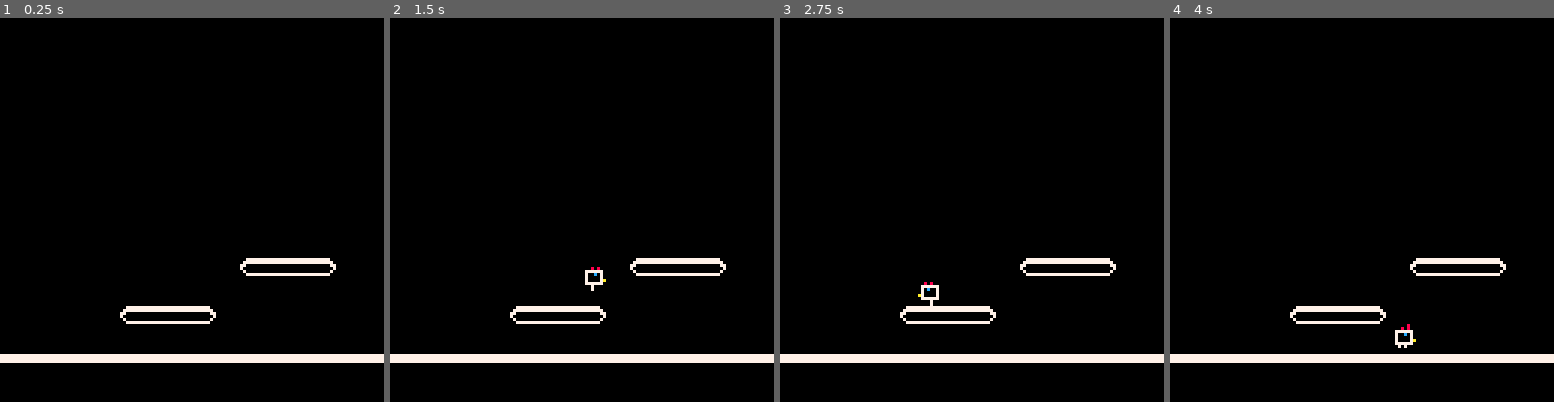
Above: before the commit, frames 1-4 (left to right).
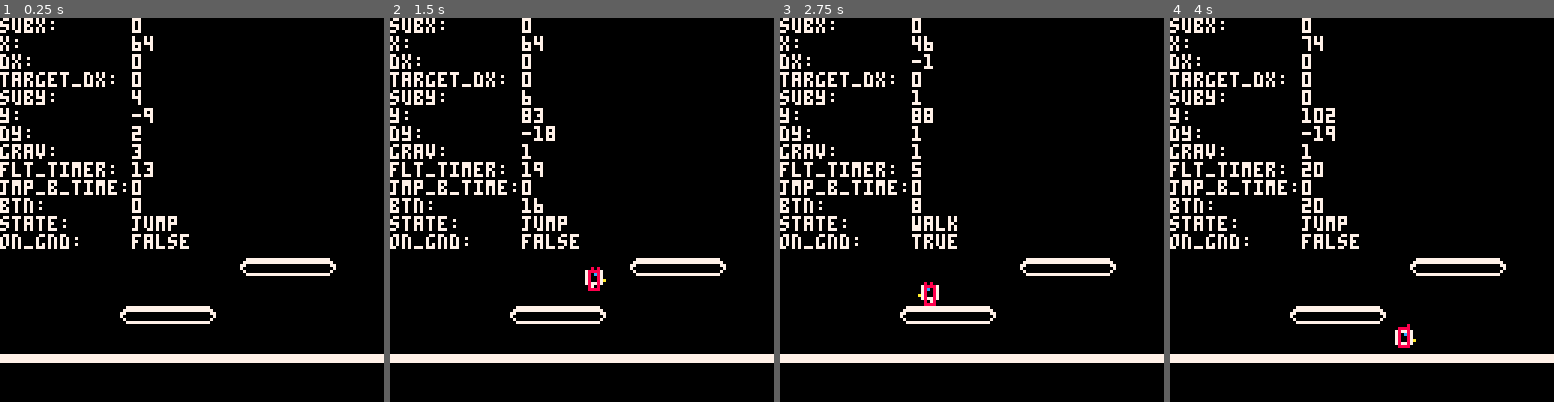
Above: after the commit, the same moments.

Repository: jmcarlson0320/chicken
Game: PICO-8 cartridge chicken.p8
The game is run twice, just before and just after one commit, with the same random seed, the same clock (stepped at 60 frames per second) and the same inputs.
Inputs (mouse positions are in pixels of both pictures, inside the frame that each line leads up to):
- Up to frame 1 (0.25 s): no input
- Up to frame 2 (1.5 s): tap O (Z key) at 0.33, 0.7, 1.43 s; click (459, 121) at 0.67 s; tap X (X key) at 1.07 s; click (520, 267) at 1.22 s
- Up to frame 3 (2.75 s): click (975, 114) at 1.77 s; hold Left 1.97-2.37 s; tap X (X key) at 2.07, 2.4, 2.73 s; tap O (Z key) at 2.22 s; click (1037, 259) at 2.32 s; hold Down from 2.42 s (still down)
- Up to frame 4 (4 s): release Down at 2.82 s; click (1492, 106) at 2.87 s; hold Right 2.87-3.53 s; tap X (X key) at 3.07, 3.4, 3.73 s; tap O (Z key) at 3.1, 3.98 s; click (1254, 256) at 3.42 s; hold Up from 3.58 s (still down); click (1315, 102) at 3.97 s

The runs differ from the first frame. In frame 1, 4.9% of the frame differs, in the area x 0-50%, y 0-61%; in frame 2, 5.2%; in frame 3, 5.0%; in frame 4, 5.3%, in the area x 0-63%, y 0-86%.

Commit message:
Fix change speed while falling

Diff:
--- a/chicken.p8
+++ b/chicken.p8
@@ -2,7 +2,7 @@
 version 42
 __lua__
 --main
-DEBUG = false
+DEBUG = true
 SUB_PIXEL = 8
 CRAWL_SPEED = 5
 WALK_SPEED = 20
@@ -188,6 +188,10 @@
 			p.current_animation = "sitting"
 			p.state = "crawl"
 		end
+		if not p.on_ground then
+			p.gravity = FALL_GRAVITY
+			p.state = "fall"
+		end
 		if btnp(4) or p.jump_buffer_timer > 0 then
 			p.dy = -JUMP_SPEED
 			p.on_ground = false
@@ -239,7 +243,10 @@
 		if btnp(4) then
 			p.jump_buffer_timer = JUMP_BUFFER_TIME
 		end
-		if p.on_ground and (btnp(4) or p.jump_buffer_timer > 0) and btn(5) then
+		if not btn(5) then
+			p.target_speed = WALK_SPEED
+		end
+		if p.on_ground and (btnp(4) or (p.jump_buffer_timer > 0)) and btn(5) then
 			p.dy = -JUMP_SPEED
 			p.on_ground = false
 			p.gravity = JUMP_GRAVITY
Not shown, changed: todo.txt
